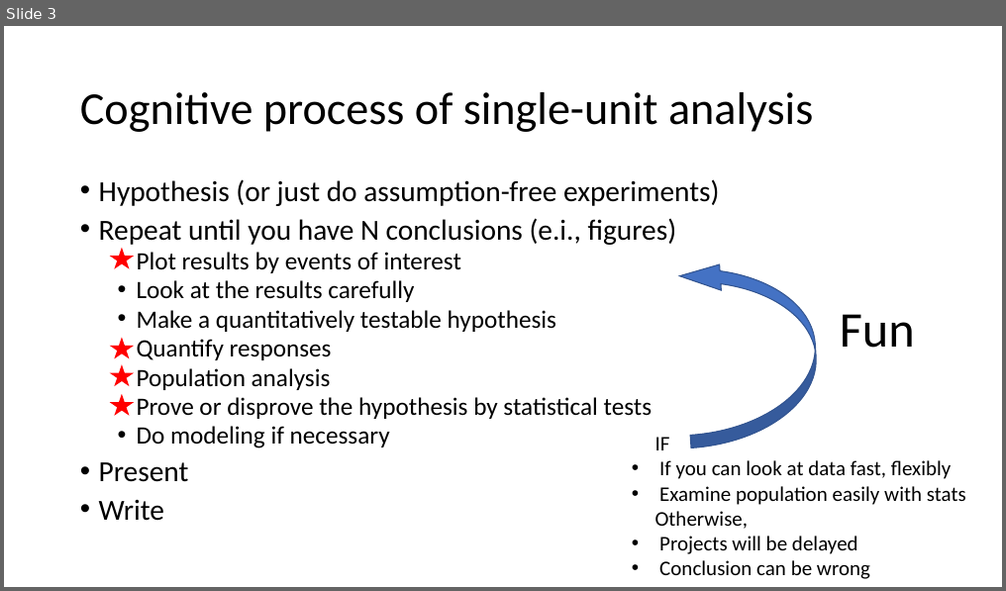
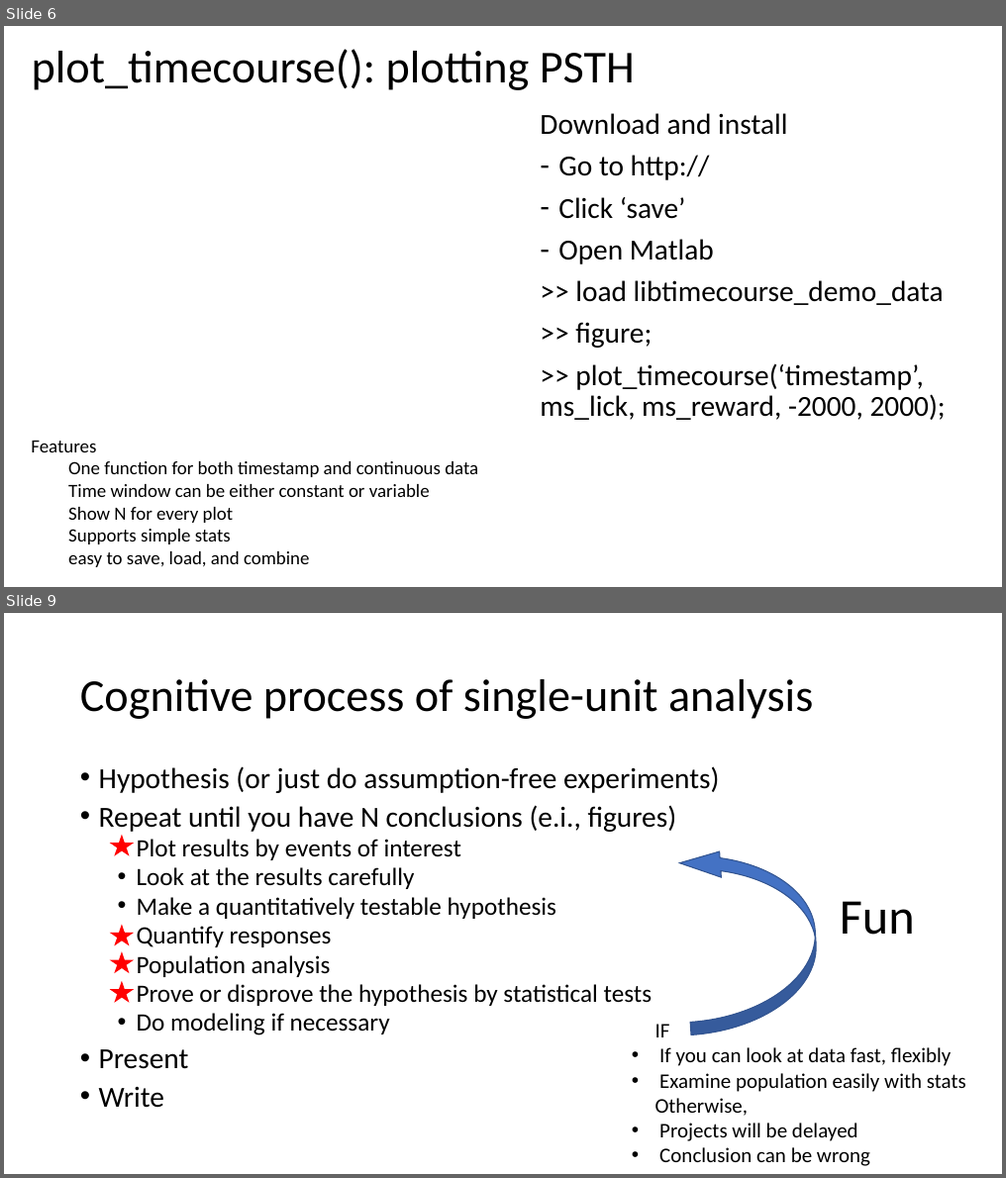
Before and after one commit to HRKimLab/libkm, a slide deck: A Matlab toolbox for single unit analysis.pptx. Shown one above the other, each under a label of ours: slide 3 before the commit, slides 6 and 9 after it; the slides between them are not shown. The pictures are 1006x591 and 1006x1178 pixels, drawn with LibreOffice and Linux fonts; fonts in the diff are those of the drawing. Boxes give left, top, right and bottom in pixels: in the first picture for what was removed or moved away, otherwise in the second. Text is boxed around its words. In the diff, an @@ line names an element or a change of style, - is before the commit and + after.

```diff
--- a/A Matlab toolbox for single unit analysis.pptx
+++ b/A Matlab toolbox for single unit analysis.pptx
@@ slide 6 added at [4, 26, 1002, 587], background #FFFFFF @@
@@ title added at [32, 49, 635, 90], 44 pt, text #000000 @@
+plot_timecourse(): plotting PSTH
@@ text added at [540, 113, 945, 420], 28 pt, text #000000 @@
+Download and install
+– Go to http://
+– Click ‘save’
+– Open Matlab
+>> load libtimecourse_demo_data
+>> figure;
+>> plot_timecourse(‘timestamp’, ms_lick, ms_reward, -2000, 2000);
@@ text added at [31, 441, 478, 568], 18 pt, text #000000 @@
+Features
+  One function for both timestamp and continuous data
+  Time window can be either constant or variable
+  Show N for every plot
+  Supports simple stats
+  easy to save, load, and combine
@@ what was slide 3 is now slide 9 @@
```
Also in this commit, not shown: 2 slides changed, 5 other slides added, 3 slides removed, 1 other file.
